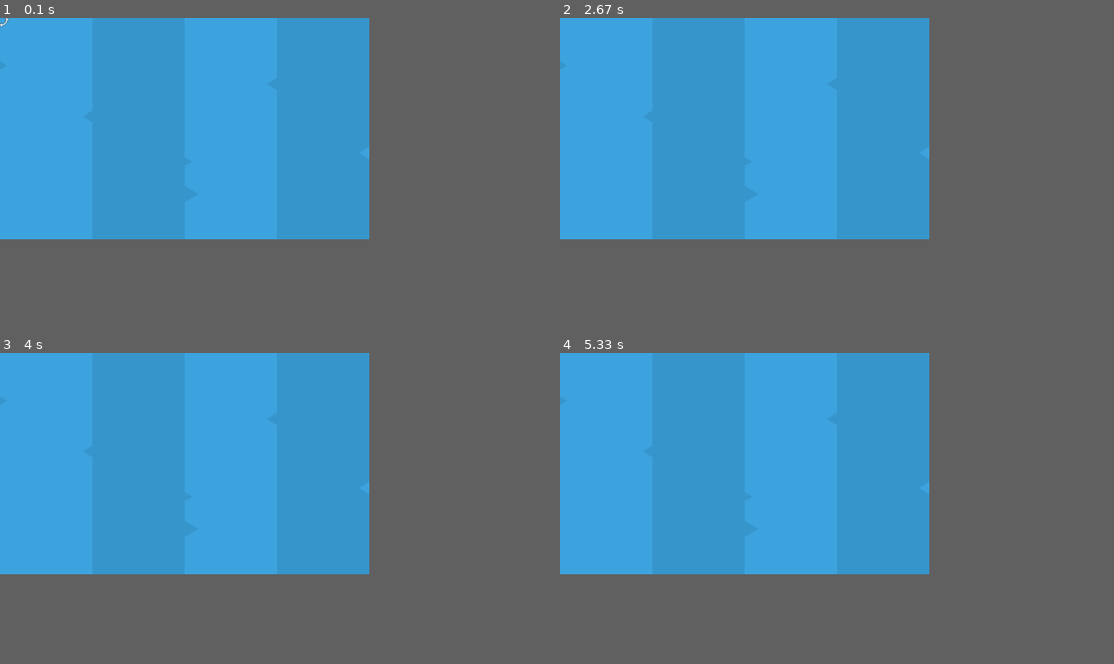
Above: before the commit, frames 1-4 (two rows, left to right).
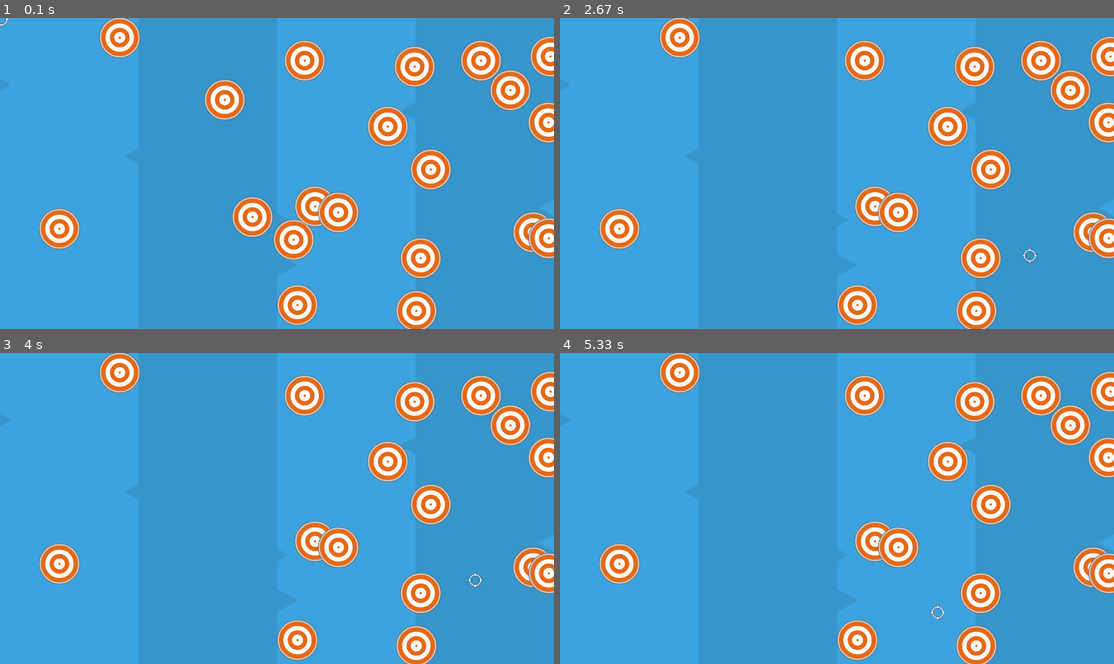
Above: after the commit, the same moments.

Repository: JoshiArchit/Pygame-Basics
Game: pygame game, started from sprite.py
Same seed, same stepped clock (60 frames per second), same inputs: the game is played once before the commit and once after it.
Inputs (mouse positions are in pixels of both pictures, inside the frame that each line leads up to):
- Up to frame 1 (0.1 s): no input
- Up to frame 2 (2.67 s): click (837, 173) at 0.38 s; tap Enter at 0.67 s; click (1041, 282) at 1.05 s; click (704, 111) at 1.38 s; click (837, 210) at 1.72 s; click (759, 108) at 2.05 s; click (1030, 254) at 2.38 s
- Up to frame 3 (4 s): click (94, 539) at 2.72 s; click (116, 449) at 3.05 s; click (144, 564) at 3.38 s; click (476, 580) at 3.72 s
- Up to frame 4 (5.33 s): click (670, 623) at 4.05 s; click (665, 527) at 4.38 s; click (870, 595) at 4.72 s; click (936, 611) at 5.05 s
In our replay, the window is 600x360 before the commit and 900x506 after it. These sizes can differ from the game's own. Grey fills any space a smaller window leaves; there, only what the larger window draws over its background counts as a difference.

The runs differ from the first frame. In frame 1, 14% of the frame differs, in the area x 7-100%, y 0-100%; in frame 2, 12%; in frame 3, 12%; in frame 4, 12%.

Commit message:
Added collision handling

Diff:
--- a/sprite.py
+++ b/sprite.py
@@ -3,11 +3,12 @@
 Description : Sprite demonstration and pygame basics.
 Reference : Clear Code Channel
 Language : Python 3.11
-Version : 1.2
+Version : 1.3
 Revisions :
-v1.0 - Added basic setup and game loop logic
-v1.1 - Added Crosshair class
+v1.0 - Added basic setup and game loop logic.
+v1.1 - Added Crosshair class.
 v1.2 - Added Crosshair and background.
+v1.3 - Added Targets and basic collision handling.
 
 """
 
@@ -33,6 +34,7 @@
     # Simulate shooting
     def shoot(self):
         self.gunshot.play()
+        pygame.sprite.spritecollide(crosshair, target_group, True)
 
 
 class Target(pygame.sprite.Sprite):
@@ -43,53 +45,59 @@
         # Place targets at position (x,y)
         self.rect.center = [pos_x, pos_y]
 
-def main():
-    # General setup
-    pygame.init()
-    clock = pygame.time.Clock()
+# General setup
+pygame.init()
+clock = pygame.time.Clock()
 
-    # Game Screen
-    screen_width = 1280
-    screen_height = 768
-    screen = pygame.display.set_mode((screen_width, screen_height))
-    background = pygame.image.load(
-        "shooting-gallery-pack/PNG/Stall/background.png")
-    # Scale to fill screen
-    background = pygame.transform.scale(background,
-                                        (screen_width, screen_height))
-    pygame.mouse.set_visible(False)
+# Game Screen
+screen_width = 1920
+screen_height = 1080
+screen = pygame.display.set_mode((screen_width, screen_height))
+background = pygame.image.load(
+    "shooting-gallery-pack/PNG/Stall/background.png")
+# Scale to fill screen
+background = pygame.transform.scale(background,
+                                    (screen_width, screen_height))
+pygame.mouse.set_visible(False)
 
-    # Crosshair
-    crosshair = Crosshair(
-        "shooting-gallery-pack/PNG/HUD/crosshair.png")
-    # Create group for sprite so group can draw each sprite
-    crosshair_group = pygame.sprite.Group()
-    crosshair_group.add(crosshair)
+# Crosshair
+crosshair = Crosshair(
+    "shooting-gallery-pack/PNG/HUD/crosshair.png")
+# Create group for sprite so group can draw each sprite
+crosshair_group = pygame.sprite.Group()
+crosshair_group.add(crosshair)
 
-    # Target
-    target_group = pygame.sprite.Group()
-    for target in range(20):
-        target = Target("shooting-gallery-pack/PNG/Objects/target.png", random.randrange(0, screen_width), random.randrange(0,screen_height))
-        target_group.add(target)
+# Target
+target_group = pygame.sprite.Group()
+for target in range(20):
+    target = Target("shooting-gallery-pack/PNG/Objects/target.png",
+                    random.randrange(0, screen_width),
+                    random.randrange(0, screen_height))
+    target_group.add(target)
 
-    # Game Loop
-    while True:
-        for event in pygame.event.get():
-            # Quit on ESC
-            if event.type == pygame.QUIT:
+# Game Loop
+while True:
+    for event in pygame.event.get():
+        # Quit
+        if event.type == pygame.QUIT:
+            pygame.quit()
+            sys.exit()
+        # Play gunshot sound when button is pressed
+        if event.type == pygame.MOUSEBUTTONDOWN:
+            crosshair.shoot()
+        # Quit on hitting ESC key
+        if event.type == pygame.KEYDOWN:
+            if event.key == pygame.K_ESCAPE:
                 pygame.quit()
                 sys.exit()
-            # Play gunshot sound when button is pressed
-            if event.type == pygame.MOUSEBUTTONDOWN:
-                crosshair.shoot()
 
-        pygame.display.flip()
-        # Draw background, sprites
-        screen.blit(background, (0, 0))
-        crosshair_group.draw(screen)
-        crosshair_group.update()
-        clock.tick(60)
+    pygame.display.flip()
+    # Draw background, sprites
+    screen.blit(background, (0, 0))
 
+    target_group.draw(screen)
 
-if __name__ == "__main__":
-    main()
+    crosshair_group.draw(screen)
+    crosshair_group.update()
+
+    clock.tick(60)
